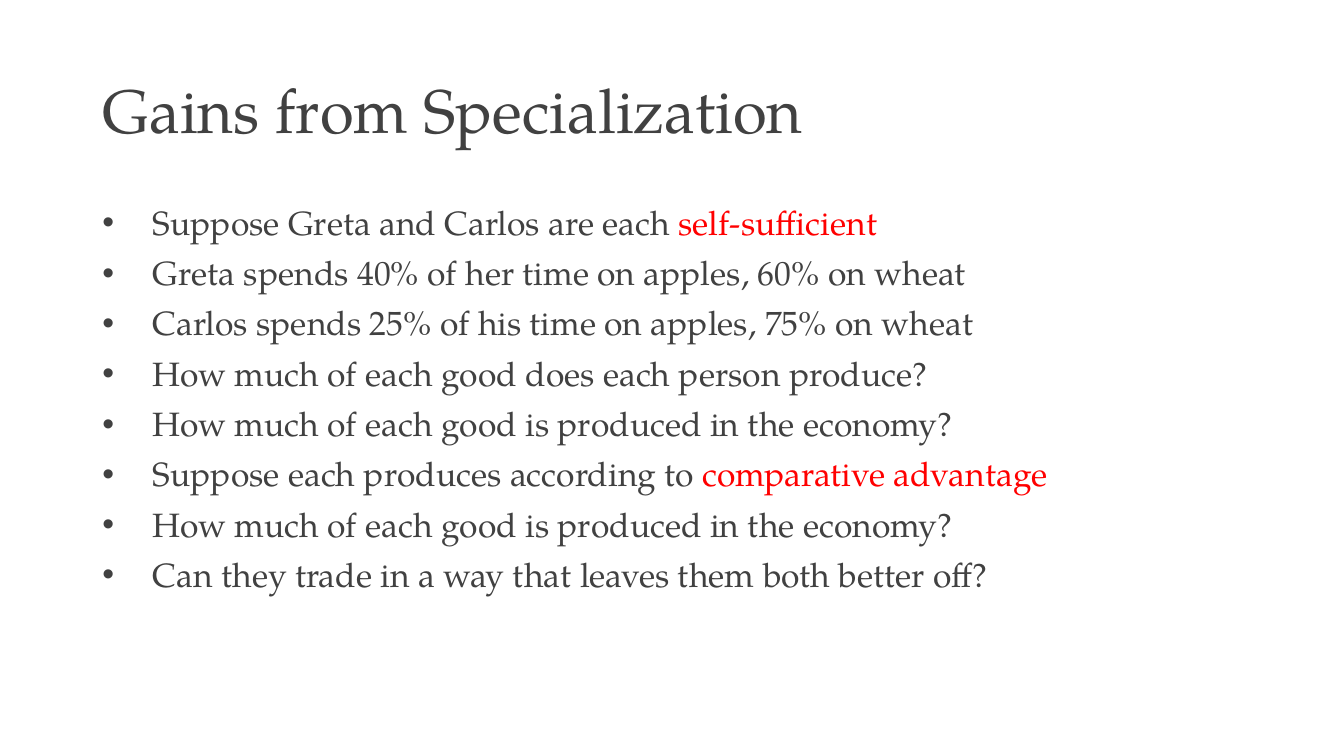
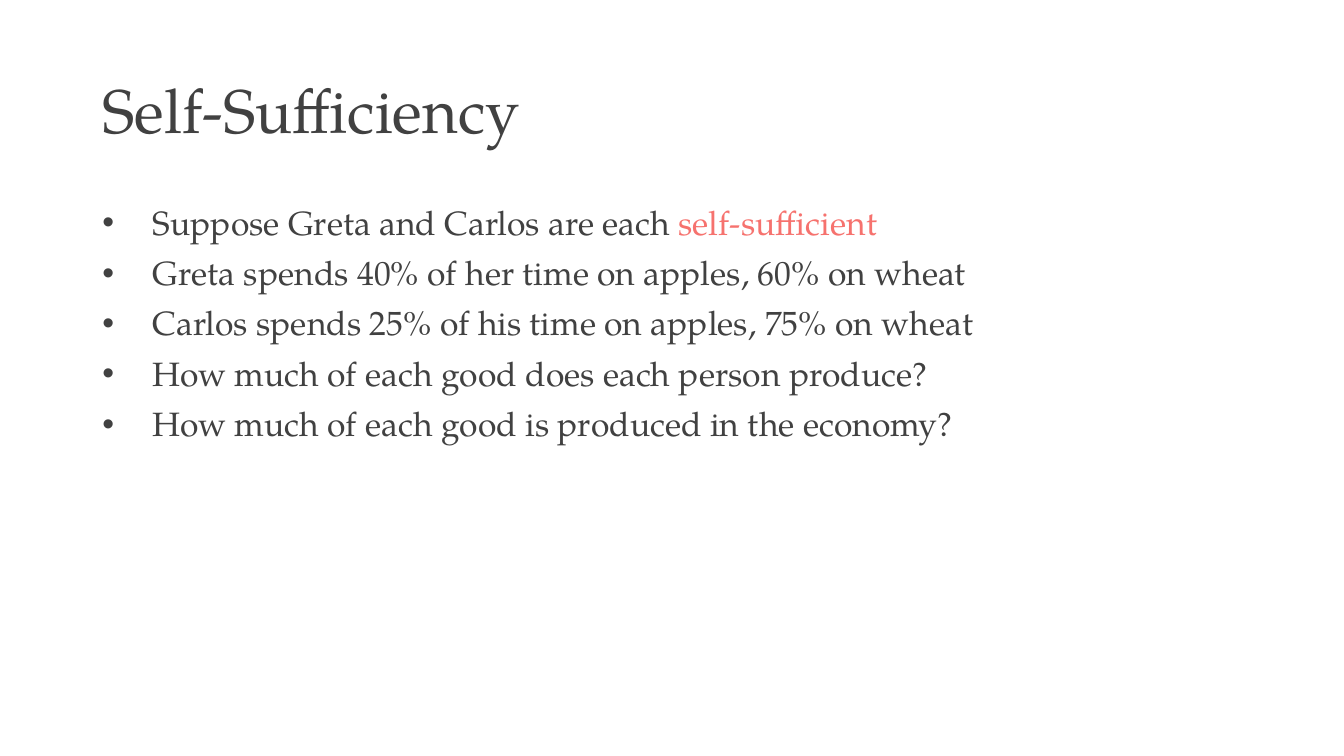
Before and after one commit to rs328/Slides-for-Principles, a slide deck: slide 15 of 02 Specialization and Trade.pptx. Drawn at 1344x756 pixels with LibreOffice and Linux fonts; fonts in the diff are those of the drawing. Boxes give left, top, right and bottom in pixels: in the first picture for what was removed or moved away, otherwise in the second. Text is boxed around its words. In the diff, an @@ line names an element or a change of style, - is before the commit and + after.

```diff
--- a/02 Specialization and Trade.pptx
+++ b/02 Specialization and Trade.pptx
@@ title at (x1=102, y1=88, x2=519, y2=151): text changed @@
-Gains from Specialization
+Self-Sufficiency
@@ text at (x1=153, y1=210, x2=877, y2=245): text colour #FF0000 to #F6726E in "self-sufficient" @@
@@ text at (x1=153, y1=461, x2=1048, y2=597): paragraphs removed @@
-• Suppose each produces according to comparative advantage
-• How much of each good is produced in the economy?
-• Can they trade in a way that leaves them both better off?
```
Also in this commit, not shown: 9 other slides changed, 3 slides added, 1 slide removed, 2 other files.
